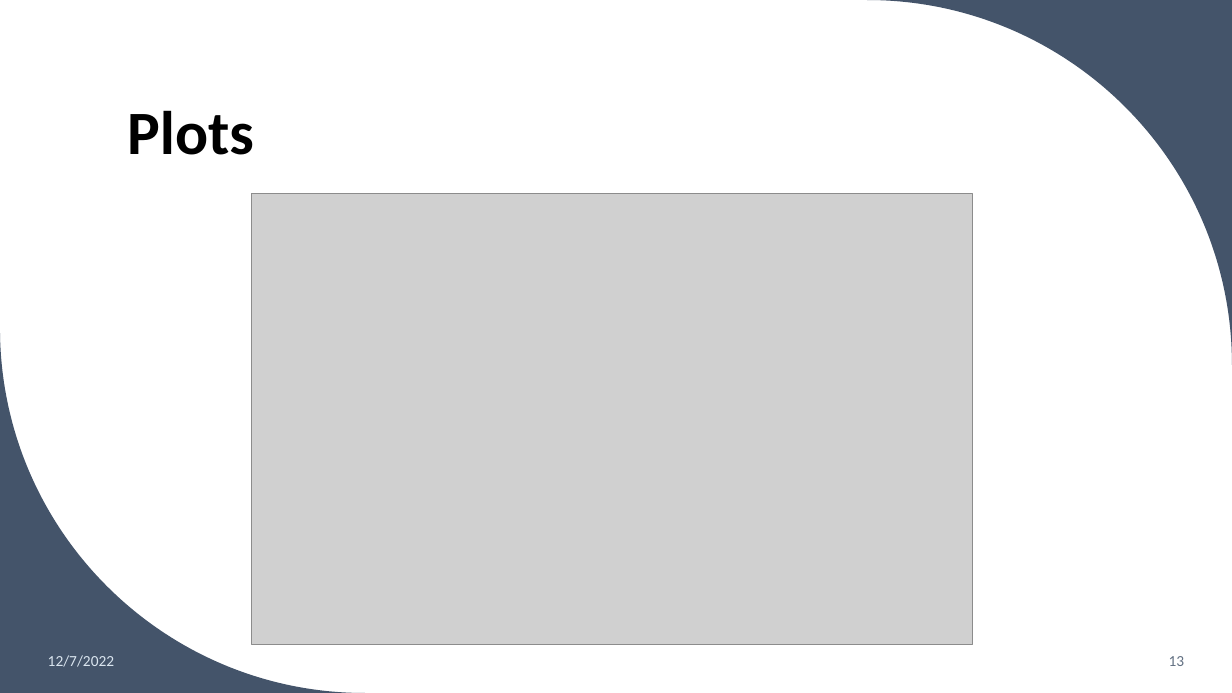
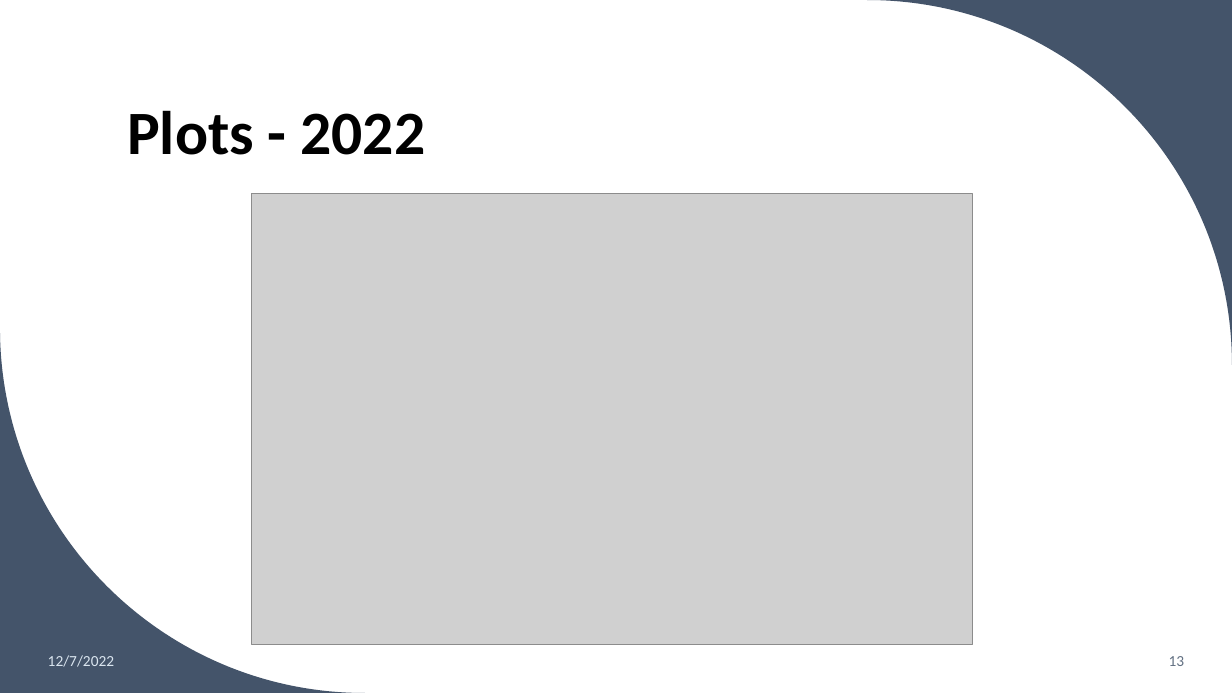
Before and after one commit to ccabes15/Congression_Trading, a slide deck: slide 13 of Presentation/Stock_Trading_Cabrey.pptx. Drawn at 1232x693 pixels with LibreOffice and Linux fonts; fonts in the diff are those of the drawing; grey boxes stand for pictures. Boxes give left, top, right and bottom in pixels: in the first picture for what was removed or moved away, otherwise in the second. Text is boxed around its words. In the diff, an @@ line names an element or a change of style, - is before the commit and + after.

```diff
--- a/Presentation/Stock_Trading_Cabrey.pptx
+++ b/Presentation/Stock_Trading_Cabrey.pptx
@@ title at [127,110,426,155]: text changed @@
-Plots
+Plots - 2022
```
Also in this commit, not shown: 6 other slides changed, 1 other file.
